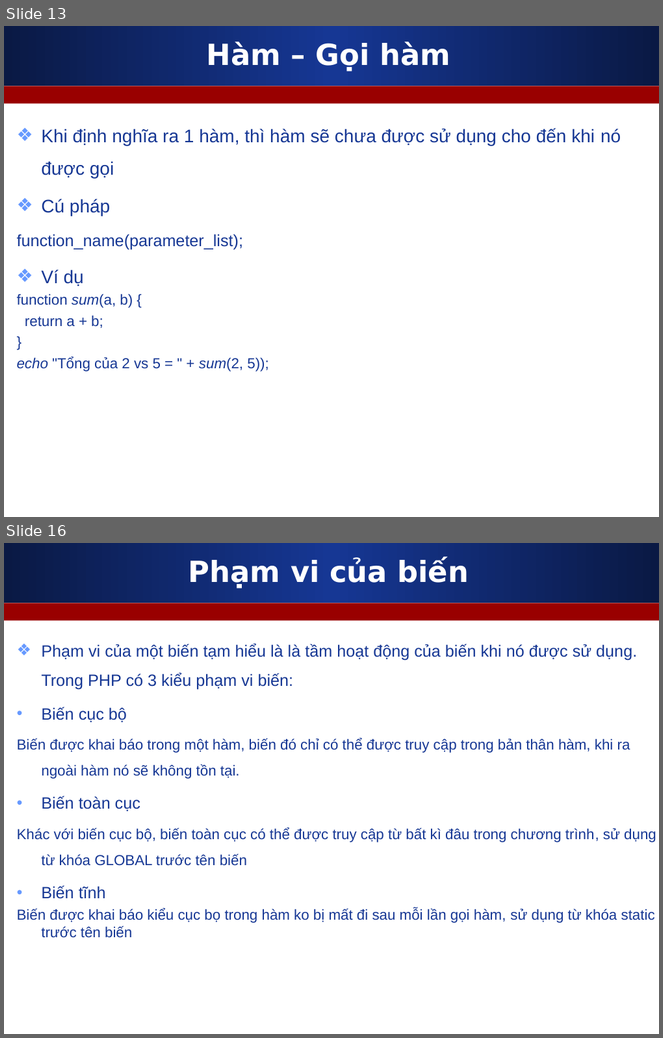
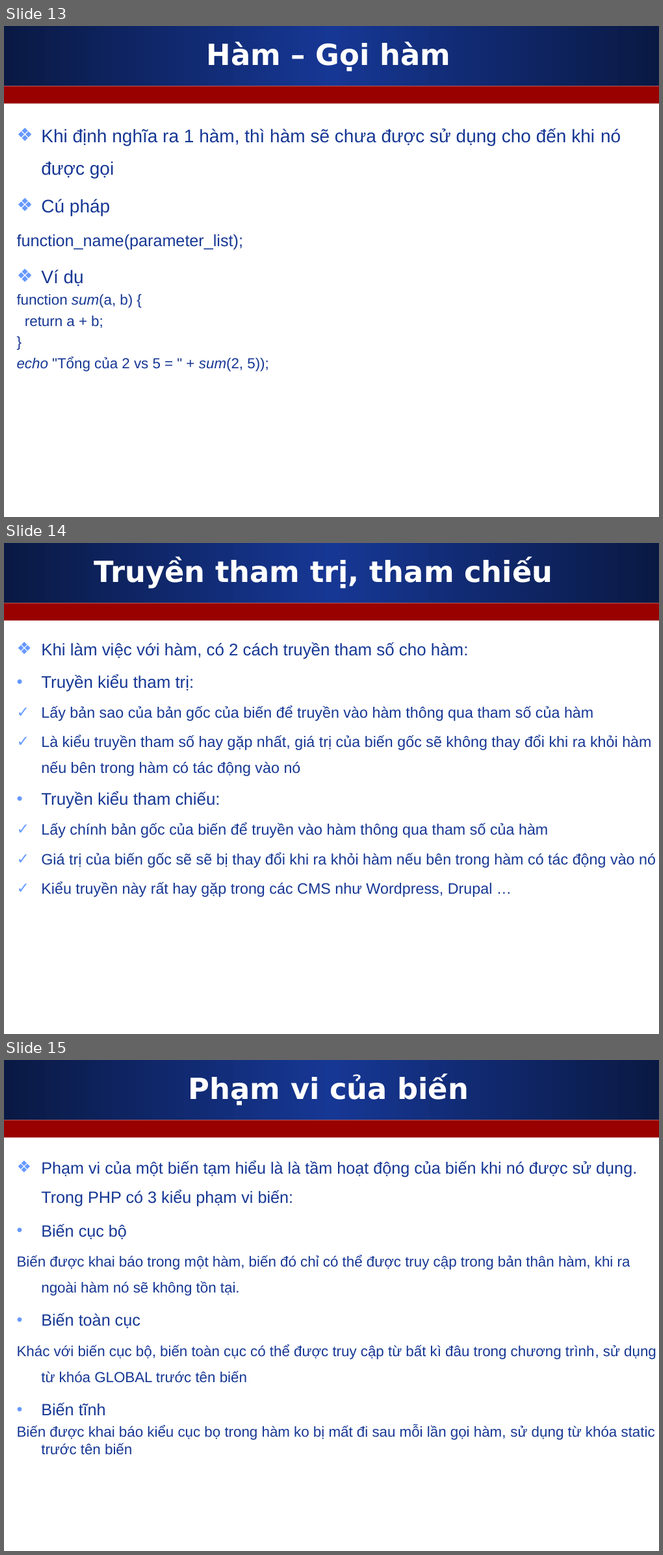
Before and after one commit to nguyenvietmanhit/php46, a slide deck: Day10_PHP_Setup_Enviroment_And_Basic/Slides/2_PHP_can_ban_Bien_Hang_Ham.ppt. Shown one above the other, each under a label of ours: slides 13 and 16 before the commit, slides 13, 14 and 15 after it; the slides between them are not shown. The pictures are 663x1038 and 663x1555 pixels, drawn with LibreOffice and Linux fonts; fonts in the diff are those of the drawing. Boxes give left, top, right and bottom in pixels: in the first picture for what was removed or moved away, otherwise in the second. Text is boxed around its words. In the diff, an @@ line names an element or a change of style, - is before the commit and + after.

```diff
--- a/Day10_PHP_Setup_Enviroment_And_Basic/Slides/2_PHP_can_ban_Bien_Hang_Ham.ppt
+++ b/Day10_PHP_Setup_Enviroment_And_Basic/Slides/2_PHP_can_ban_Bien_Hang_Ham.ppt
@@ slide 14 added at <box>4,543,659,1034</box>, background #FFFFFF; not listed: 2 template elements that a slide beside it also shows @@
@@ title added at <box>94,559,553,589</box>, 32 pt, text #FFFFFF, bold @@
+Truyền tham trị, tham chiếu
@@ text added at <box>41,642,656,897</box>, 16.6 pt, text #163794 @@
+❖ Khi làm việc với hàm, có 2 cách truyền tham số cho hàm:
+• Truyền kiểu tham trị:
+✓ Lấy bản sao của bản gốc của biến để truyền vào hàm thông qua tham số của hàm
+✓ Là kiểu truyền tham số hay gặp nhất, giá trị của biến gốc sẽ không thay đổi khi ra khỏi hàm nếu bên trong hàm có tác động vào nó
+• Truyền kiểu tham chiếu:
+✓ Lấy chính bản gốc của biến để truyền vào hàm thông qua tham số của hàm
+✓ Giá trị của biến gốc sẽ sẽ bị thay đổi khi ra khỏi hàm nếu bên trong hàm có tác động vào nó
+✓ Kiểu truyền này rất hay gặp trong các CMS như Wordpress, Drupal …
@@ what was slide 16 is now slide 15 @@
```
Also in this commit, not shown: 2 slides changed, 4 other files.
